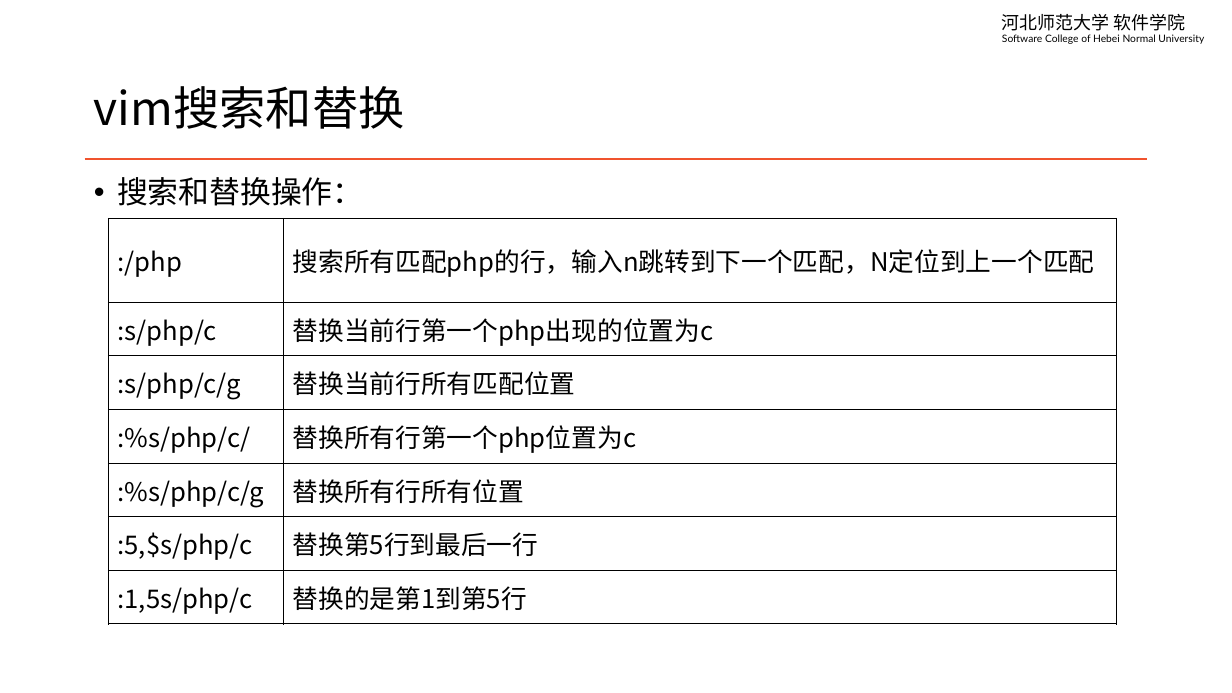
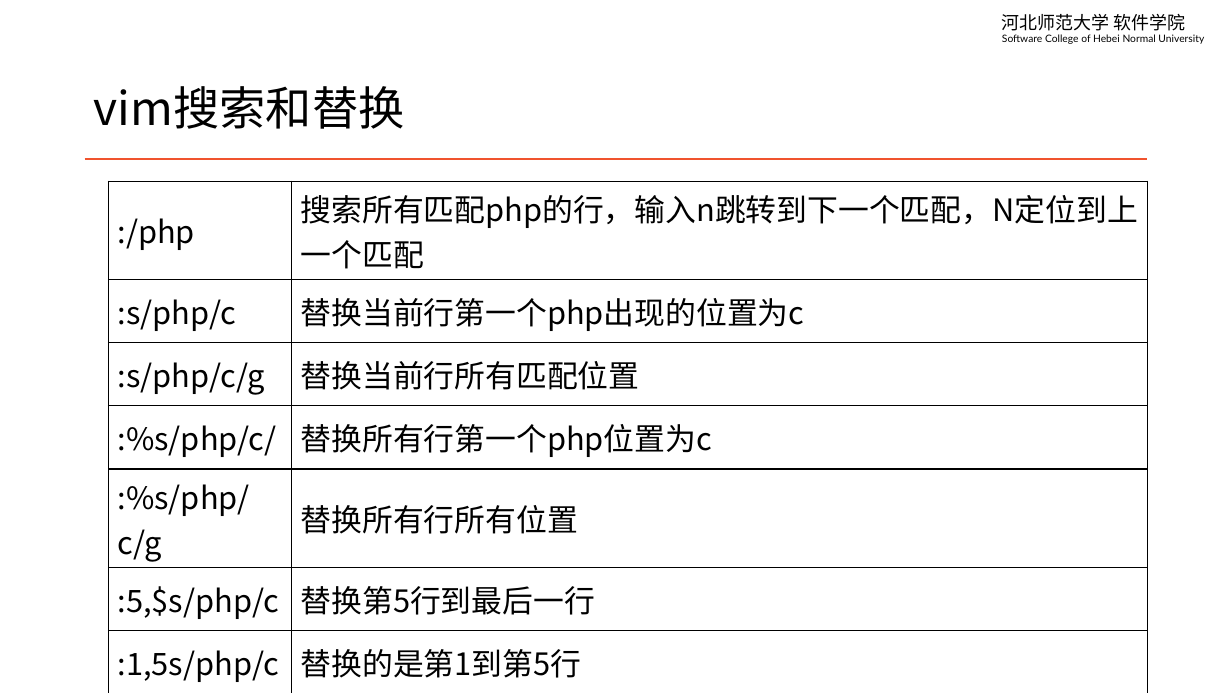
Before and after one commit to edu2act/course-linux-system, a slide deck: slide 9 of materials/slides/ch07-edit-file.pptx. Drawn at 1232x693 pixels with LibreOffice and Linux fonts; fonts in the diff are those of the drawing. Boxes give left, top, right and bottom in pixels: in the first picture for what was removed or moved away, otherwise in the second. Text is boxed around its words. In the diff, an @@ line names an element or a change of style, - is before the commit and + after.

```diff
--- a/materials/slides/ch07-edit-file.pptx
+++ b/materials/slides/ch07-edit-file.pptx
@@ text removed at (x1=117, y1=177, x2=363, y2=206) @@
-• 搜索和替换操作：
@@ table at (x1=108, y1=181, x2=1147, y2=686) @@
@@ size 20 to 24 pt @@
@@ table resized from (x1=108, y1=218, x2=1117, y2=618) to (x1=108, y1=181, x2=1147, y2=686) @@
```
Also in this commit, not shown: 2 other slides changed, 2 other files.
